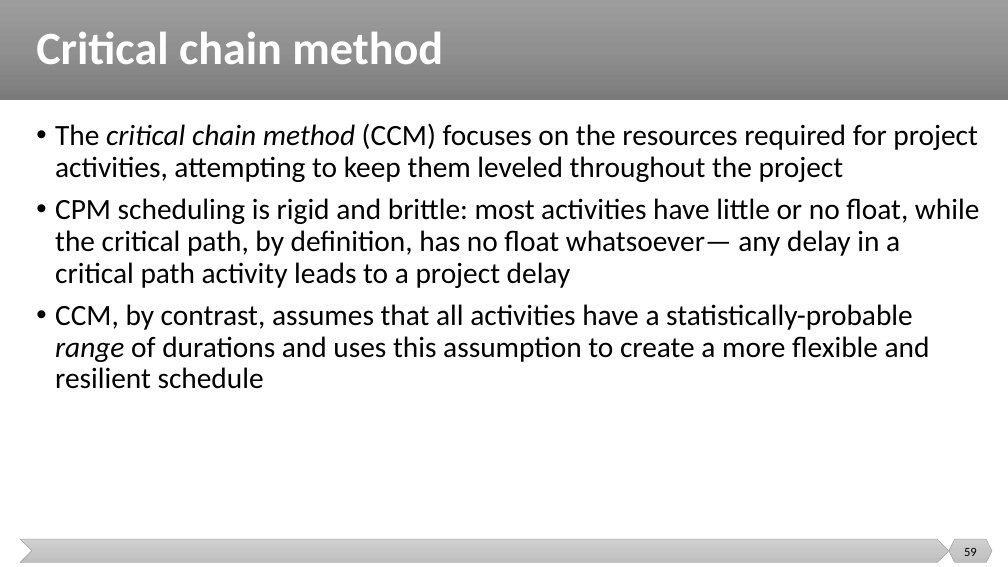
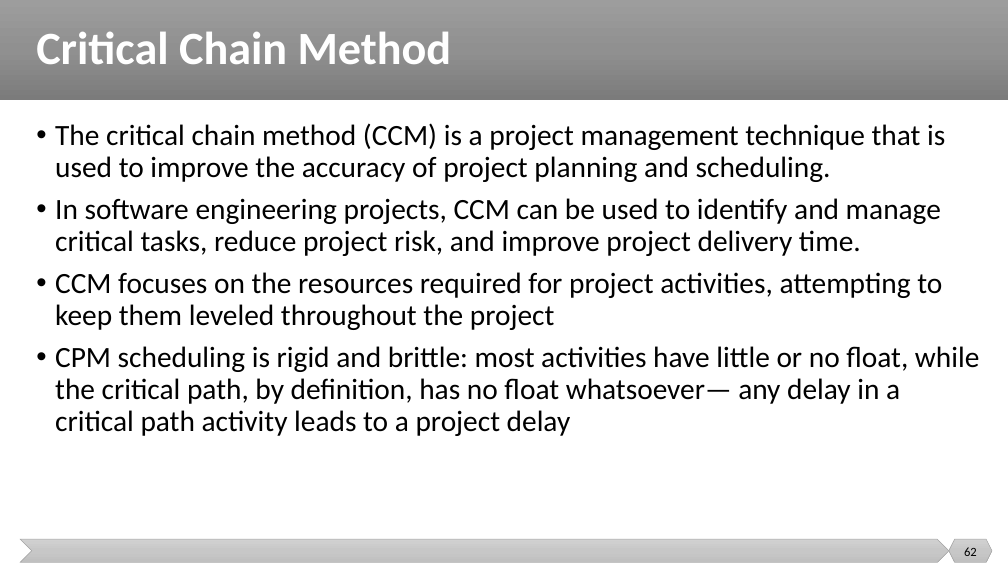
Before and after one commit to malenezi/malenezi, a slide deck: slide 62 of SE423/Lectures/6-Planning/Scheduling and Tracking.pptx (slide 59 before the commit). Drawn at 1008x567 pixels with LibreOffice and Linux fonts; fonts in the diff are those of the drawing. Boxes give left, top, right and bottom in pixels: in the first picture for what was removed or moved away, otherwise in the second. Text is boxed around its words. In the diff, an @@ line names an element or a change of style, - is before the commit and + after.

```diff
--- a/SE423/Lectures/6-Planning/Scheduling and Tracking.pptx
+++ b/SE423/Lectures/6-Planning/Scheduling and Tracking.pptx
@@ title at [36, 31, 452, 64]: text changed @@
-Critical chain method
+Critical Chain Method
@@ text at [55, 123, 945, 330]: text changed @@
-• The critical chain method (CCM) focuses on the resources required for project activities, attempting to keep them leveled throughout the project
+• The critical chain method (CCM) is a project management technique that is used to improve the accuracy of project planning and scheduling.
+• In software engineering projects, CCM can be used to identify and manage critical tasks, reduce project risk, and improve project delivery time.
+• CCM focuses on the resources required for project activities, attempting to keep them leveled throughout the project
@@ text at [55, 304, 930, 389]: paragraph removed @@
-• CCM, by contrast, assumes that all activities have a statistically-probable range of durations and uses this assumption to create a more ﬂexible and resilient schedule
@@ page number at [964, 547, 977, 556]: text changed @@
-59
+62
```
Also in this commit, not shown: 26 other slides changed, 2 slides added, 5 slides removed.
